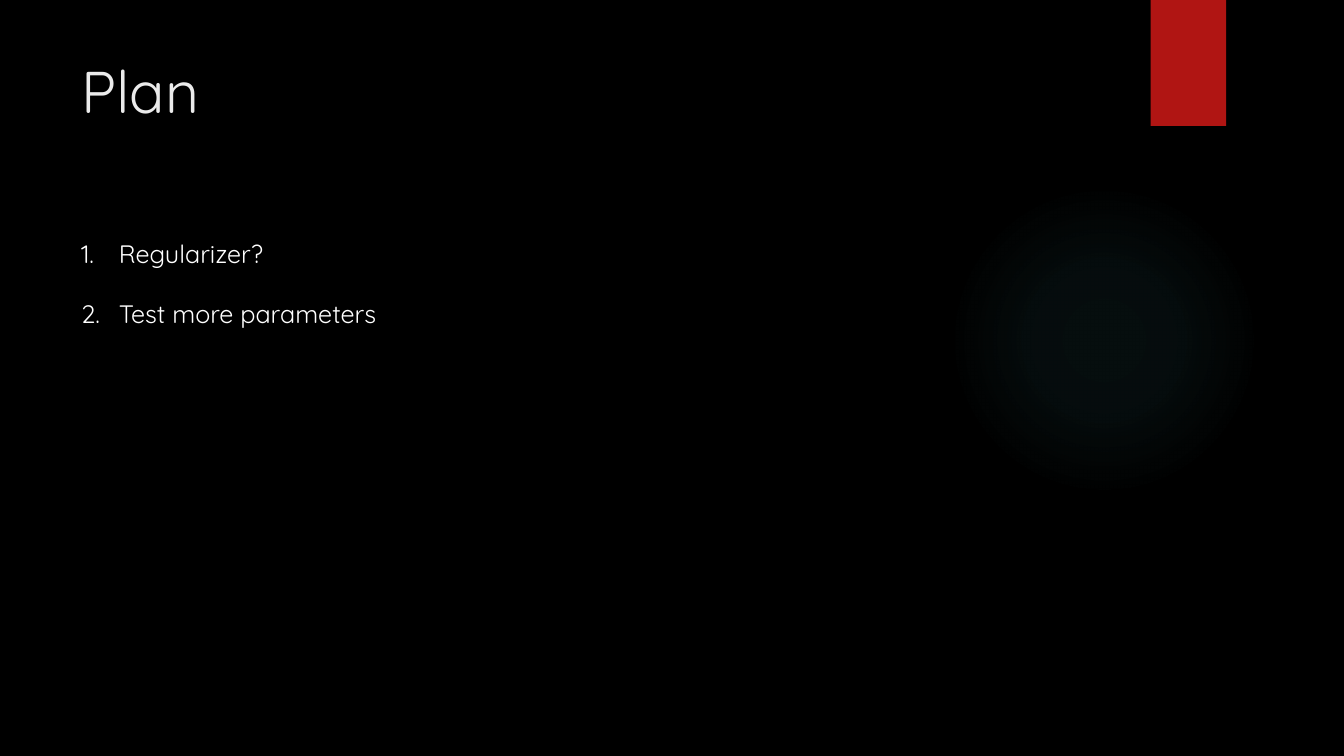
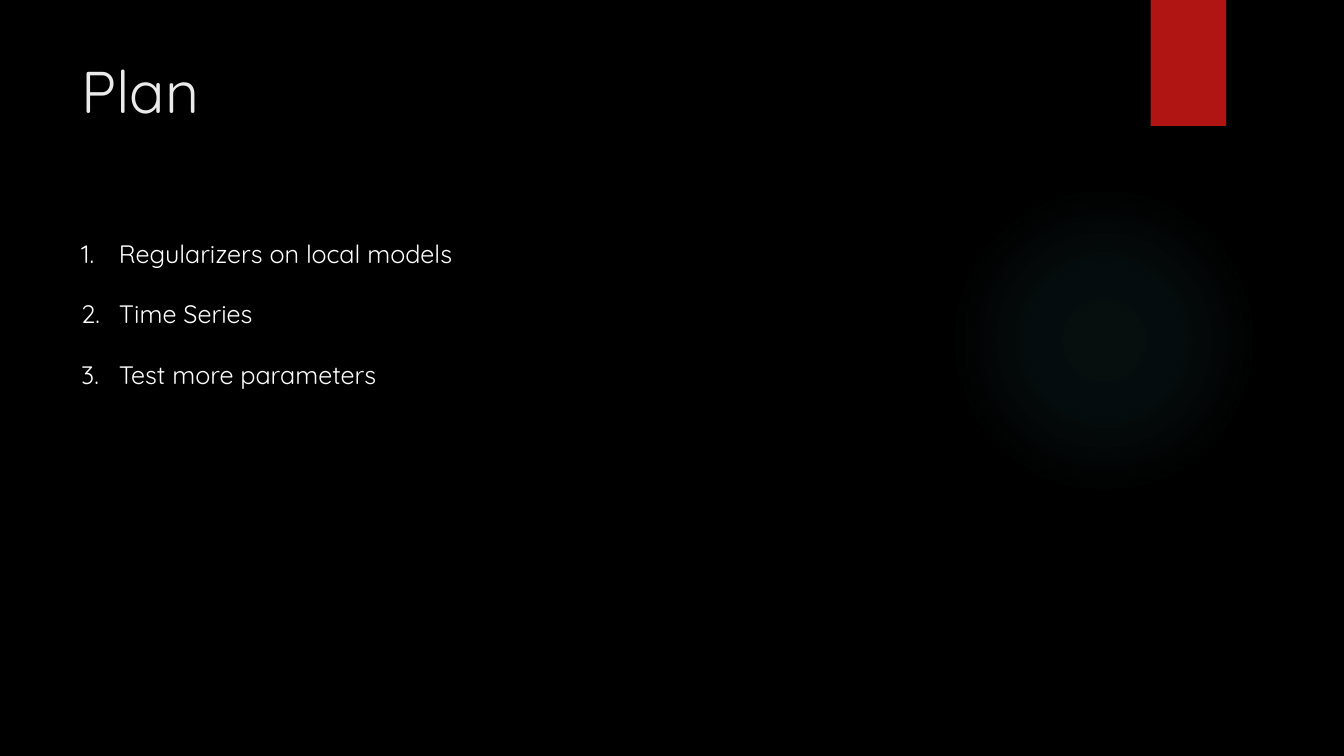
Before and after one commit to hq43/ORIE4741-Proj, a slide deck: slide 10 of Predicting Rossmann Store Sales.pptx. Drawn at 1344x756 pixels with LibreOffice and Linux fonts; fonts in the diff are those of the drawing; background and template pictures are left out. Boxes give left, top, right and bottom in pixels: in the first picture for what was removed or moved away, otherwise in the second. Text is boxed around its words. In the diff, an @@ line names an element or a change of style, - is before the commit and + after.

```diff
--- a/Predicting Rossmann Store Sales.pptx
+++ b/Predicting Rossmann Store Sales.pptx
@@ text at (x1=119, y1=244, x2=452, y2=324): text changed @@
-1. Regularizer?
+1. Regularizers on local models
+2. Time Series
```
Also in this commit, not shown: 1 other slide changed.
